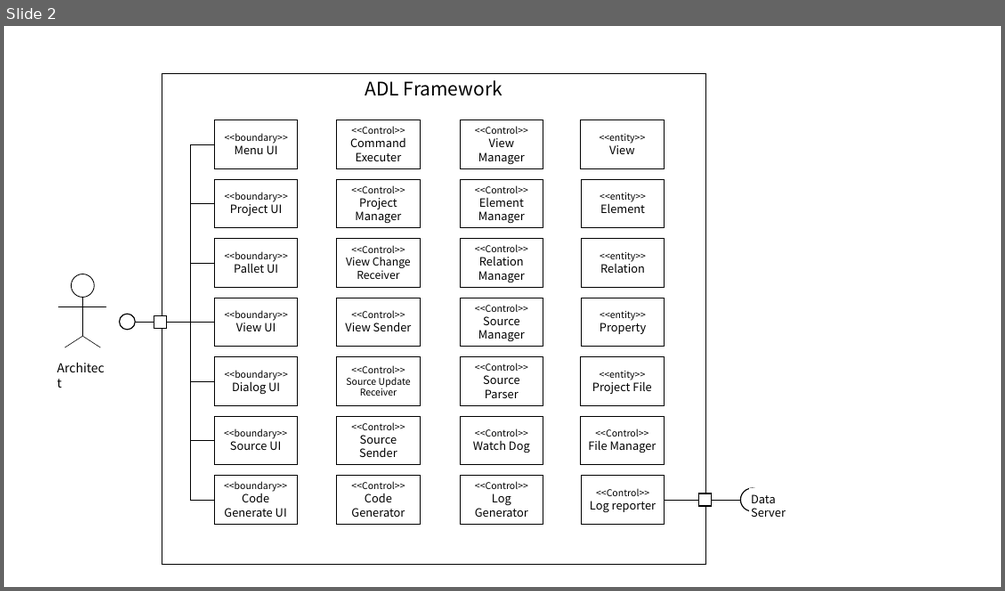
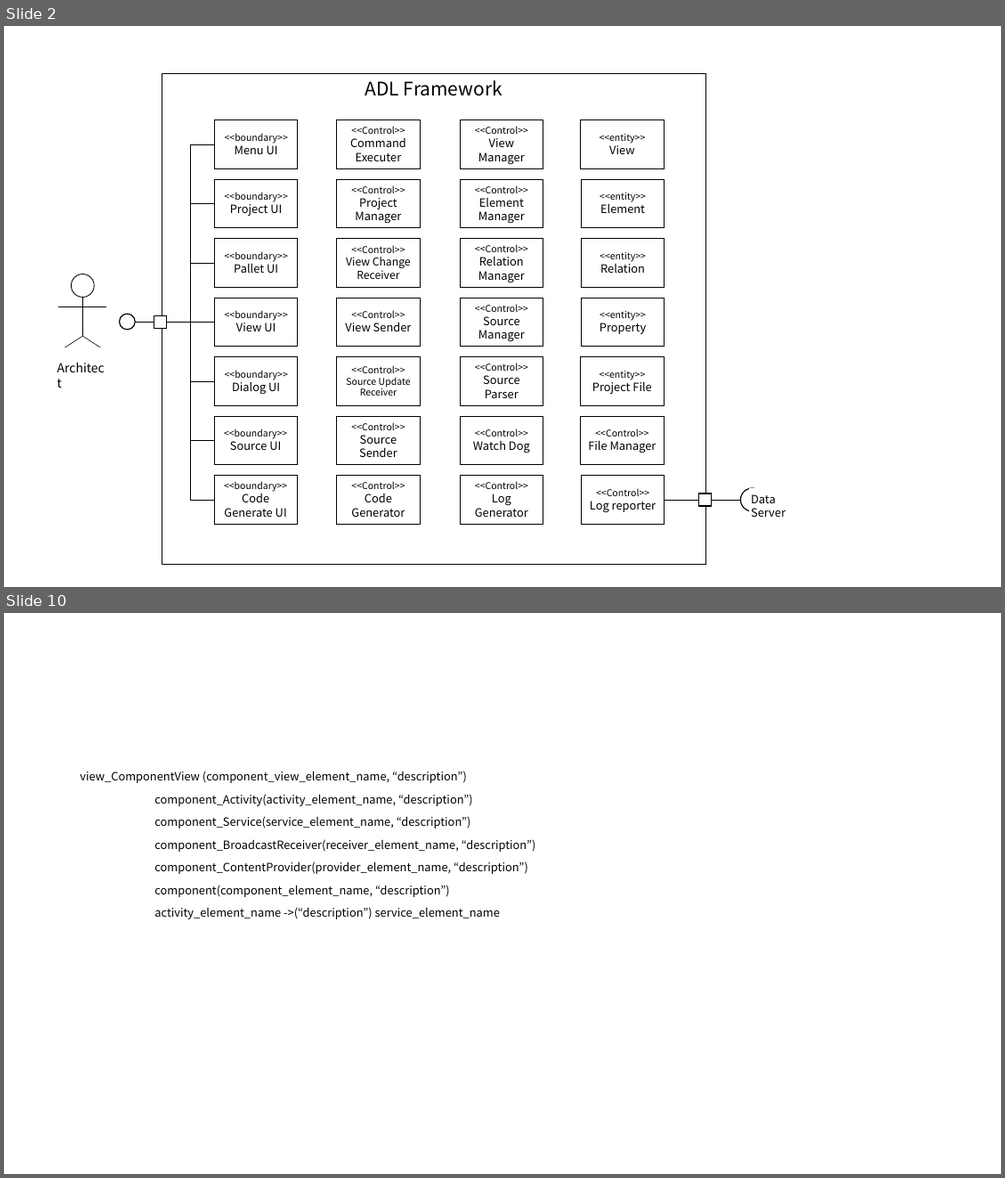
Before and after one commit to helloduk/TIL, a slide deck: AA/인증과제_ppt자료.pptx. Shown one above the other, each under a label of ours: slide 2 before the commit, slides 2 and 10 after it; the slides between them are not shown. The pictures are 1005x591 and 1005x1178 pixels, drawn with LibreOffice and Linux fonts; fonts in the diff are those of the drawing. Boxes give left, top, right and bottom in pixels: in the first picture for what was removed or moved away, otherwise in the second. Text is boxed around its words. In the diff, an @@ line names an element or a change of style, - is before the commit and + after.

```diff
--- a/AA/인증과제_ppt자료.pptx
+++ b/AA/인증과제_ppt자료.pptx
@@ slide 10 added at <box>4,613,1001,1174</box>, background #FFFFFF @@
@@ text added at <box>80,771,536,919</box>, 11 pt, text #000000 @@
+view_ComponentView (component_view_element_name, “description”)
+component_Activity(activity_element_name, “description”)
+component_Service(service_element_name, “description”)
+component_BroadcastReceiver(receiver_element_name, “description”)
+component_ContentProvider(provider_element_name, “description”)
+component(component_element_name, “description”)
+activity_element_name ->(“description”) service_element_name
```
Also in this commit, not shown: 19 other slides added, 2 other files.
